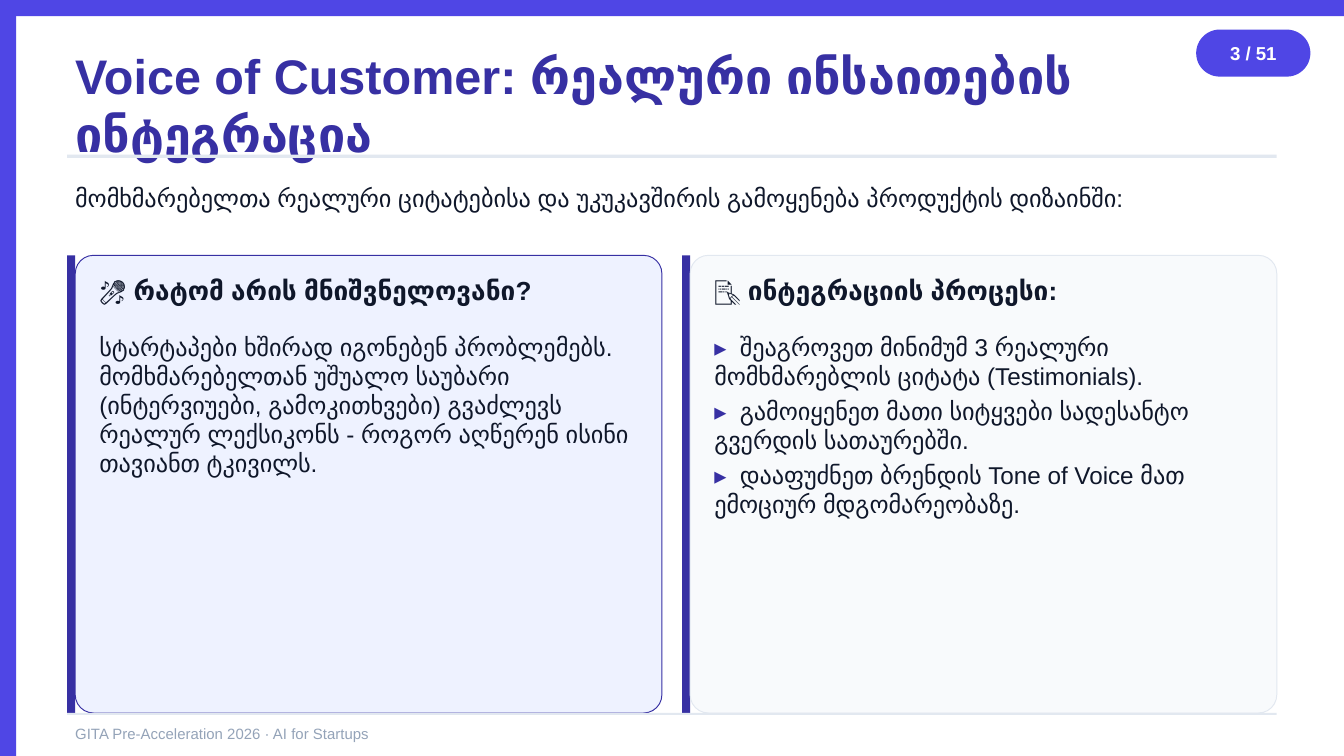
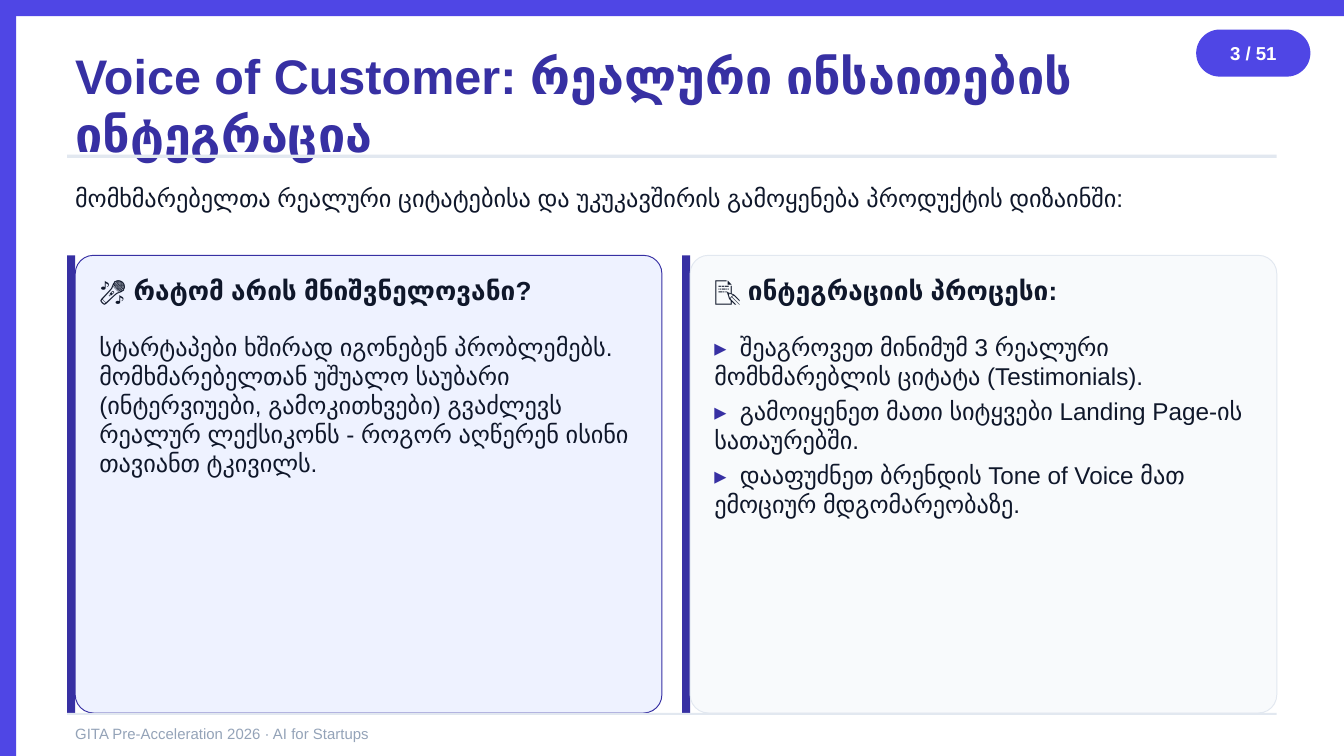
Before and after one commit to basilaia123/ai2026, a slide deck: slide 3 of GITA/Pre-Acceleration/2026-5h-AI-for-Startups/day2-slides.pptx. Drawn at 1344x756 pixels with LibreOffice and Linux fonts; fonts in the diff are those of the drawing. Boxes give left, top, right and bottom in pixels: in the first picture for what was removed or moved away, otherwise in the second. Text is boxed around its words. In the diff, an @@ line names an element or a change of style, - is before the commit and + after.

```diff
--- a/GITA/Pre-Acceleration/2026-5h-AI-for-Startups/day2-slides.pptx
+++ b/GITA/Pre-Acceleration/2026-5h-AI-for-Startups/day2-slides.pptx
@@ text at bbox=[714, 400, 1242, 455]: text changed @@
-▸ გამოიყენეთ მათი სიტყვები სადესანტო გვერდის სათაურებში.
+▸ გამოიყენეთ მათი სიტყვები Landing Page-ის სათაურებში.
```
Also in this commit, not shown: 1 other slide changed, 9 other files.
